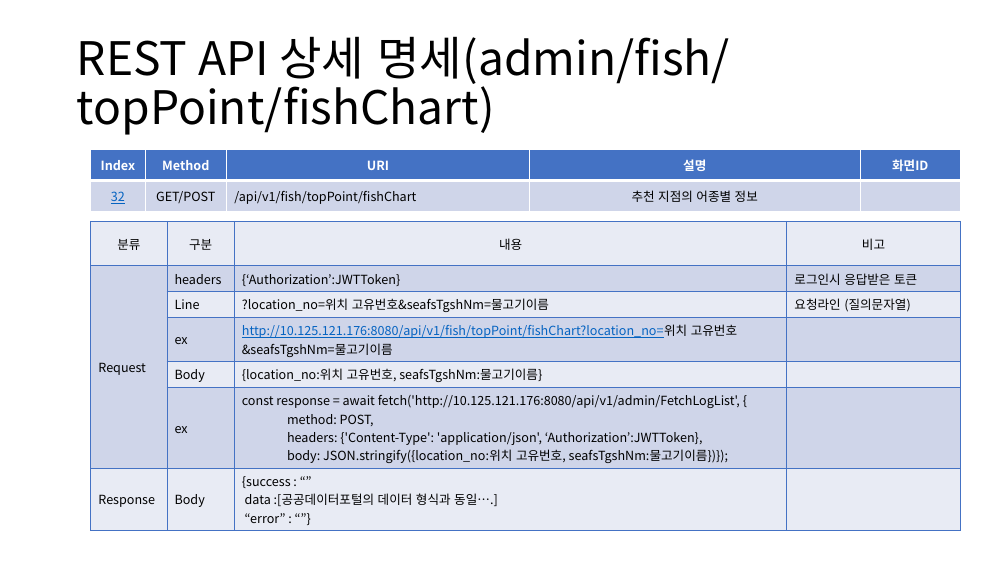
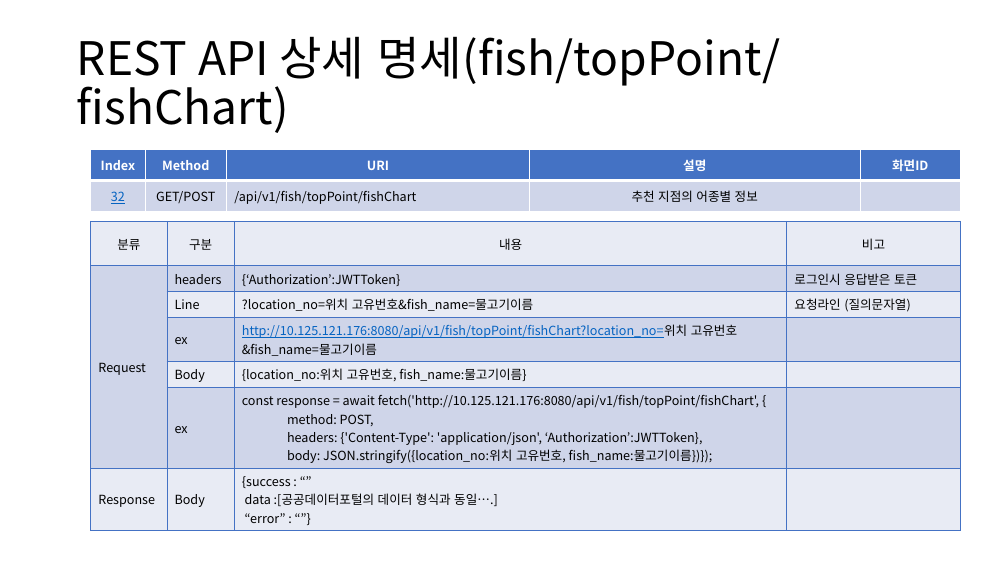
Before and after one commit to sujidaddy/workspace_miniproject, a slide deck: slide 56 of 미니프로젝트계획서제출용.pptx (slide 55 before the commit). Drawn at 1008x567 pixels with LibreOffice and Linux fonts; fonts in the diff are those of the drawing. Boxes give left, top, right and bottom in pixels: in the first picture for what was removed or moved away, otherwise in the second. Text is boxed around its words. In the diff, an @@ line names an element or a change of style, - is before the commit and + after.

```diff
--- a/미니프로젝트계획서제출용.pptx
+++ b/미니프로젝트계획서제출용.pptx
@@ title at [77, 36, 780, 133]: text changed @@
-REST API 상세 명세(admin/fish/topPoint/fishChart)
+REST API 상세 명세(fish/topPoint/fishChart)
@@ table at [91, 222, 960, 527] @@
-row 3, column 3: ?location_no=위치 고유번호&seafsTgshNm=물고기이름
+row 3, column 3: ?location_no=위치 고유번호&fish_name=물고기이름
-row 4, column 3: http://10.125.121.176:8080/api/v1/fish/topPoint/fishChart?location_no=위치 고유번호&seafsTgshNm=물고기이름
+row 4, column 3: http://10.125.121.176:8080/api/v1/fish/topPoint/fishChart?location_no=위치 고유번호&fish_name=물고기이름
-row 5, column 3: {location_no:위치 고유번호, seafsTgshNm:물고기이름}
+row 5, column 3: {location_no:위치 고유번호, fish_name:물고기이름}
-row 6, column 3: const response = await fetch('http://10.125.121.176:8080/api/v1/admin/FetchLogList', { / method: POST, / headers: {'Content-Type': 'application/json', ‘Authorization’:JWTToken}, / body: JSON.stringify({location_no:위치 고유번호, seafsTgshNm:물고기이름})});
+row 6, column 3: const response = await fetch('http://10.125.121.176:8080/api/v1/fish/topPoint/fishChart', { / method: POST, / headers: {'Content-Type': 'application/json', ‘Authorization’:JWTToken}, / body: JSON.stringify({location_no:위치 고유번호, fish_name:물고기이름})});
```
Also in this commit, not shown: 1 other slide changed, 4 slides added, 3 other files.
